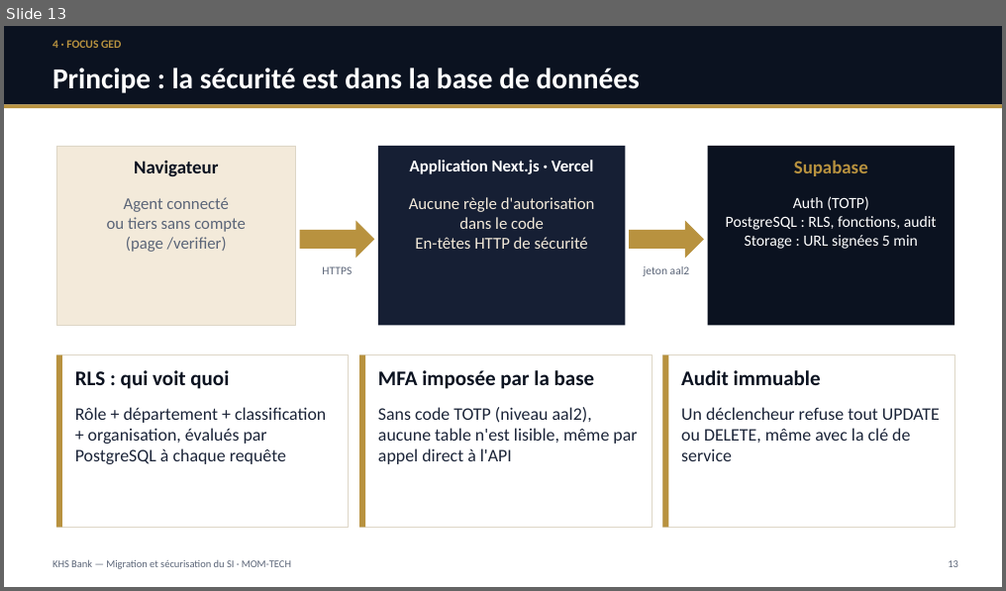
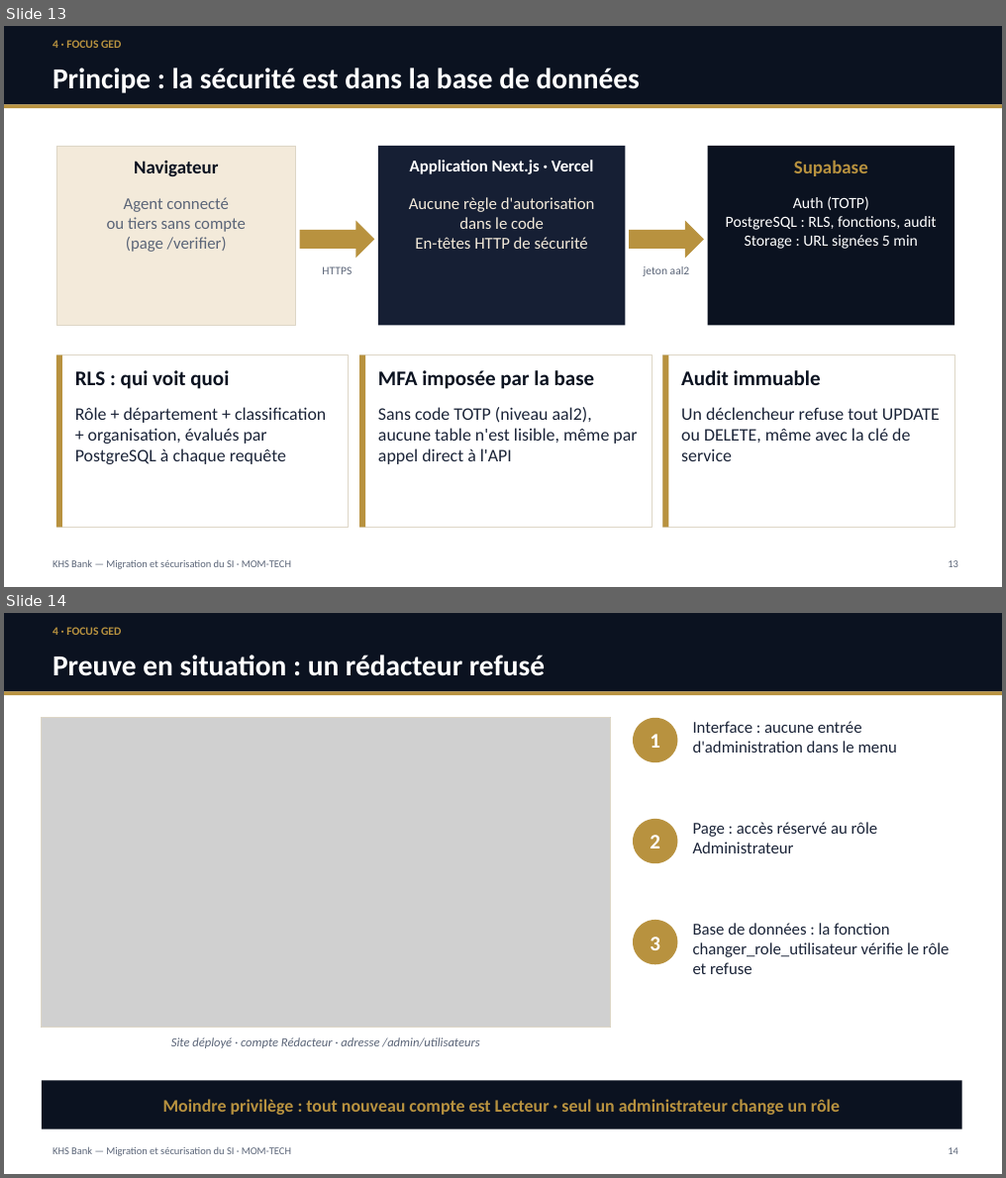
Before and after one commit to ngonomessi-cmd/projet-fin-etude, a slide deck: soutenance/Soutenance_KHS_Bank_MOM-TECH.pptx. Shown one above the other, each under a label of ours: slide 13 before the commit, slides 13 and 14 after it. The pictures are 1006x591 and 1006x1178 pixels, drawn with LibreOffice and Linux fonts; fonts in the diff are those of the drawing; grey boxes stand for pictures. Boxes give left, top, right and bottom in pixels: in the first picture for what was removed or moved away, otherwise in the second. Text is boxed around its words. In the diff, an @@ line names an element or a change of style, - is before the commit and + after.

```diff
--- a/soutenance/Soutenance_KHS_Bank_MOM-TECH.pptx
+++ b/soutenance/Soutenance_KHS_Bank_MOM-TECH.pptx
@@ slide 14 added at box(4, 613, 1002, 1174), background #FFFFFF @@
@@ rectangle added at box(4, 613, 1002, 691), fill #0B1220 @@
@@ text added at box(53, 627, 121, 635), 11 pt, text #B8923F, bold @@
+4 · FOCUS GED
@@ text added at box(53, 655, 545, 676), 28 pt, text #FFFFFF, bold @@
+Preuve en situation : un rédacteur refusé
@@ rectangle added at box(4, 691, 1002, 695), fill #B8923F @@
@@ picture added at box(42, 718, 611, 1028) @@
@@ rectangle added at box(42, 718, 611, 1028), outline #DDD6C6 0.75 pt @@
@@ ellipse added at box(633, 718, 678, 762), fill #B8923F @@
@@ text added at box(693, 721, 897, 753), 16 pt, text #1B2438 @@
+Interface : aucune entrée d'administration dans le menu
@@ text added at box(649, 734, 660, 748), 20 pt, text #FFFFFF, bold @@
+1
@@ ellipse added at box(633, 819, 678, 863), fill #B8923F @@
@@ text added at box(649, 835, 660, 849), 20 pt, text #FFFFFF, bold @@
+2
@@ text added at box(693, 822, 878, 854), 16 pt, text #1B2438 @@
+Page : accès réservé au rôle Administrateur
@@ ellipse added at box(633, 920, 678, 964), fill #B8923F @@
@@ text added at box(649, 937, 660, 951), 20 pt, text #FFFFFF, bold @@
+3
@@ text added at box(693, 923, 949, 974), 16 pt, text #1B2438 @@
+Base de données : la fonction changer_role_utilisateur vérifie le rôle et refuse
@@ text added at box(171, 1038, 479, 1049), 12 pt, text #5B6578, italic @@
+Site déployé · compte Rédacteur · adresse /admin/utilisateurs
@@ rectangle added at box(42, 1081, 962, 1130), fill #0B1220 @@
@@ text added at box(163, 1099, 840, 1115), 17 pt, text #B8923F, bold @@
+Moindre privilège : tout nouveau compte est Lecteur · seul un administrateur change un rôle
@@ text added at box(53, 1148, 291, 1157), 10 pt, text #5B6578 @@
+KHS Bank — Migration et sécurisation du SI · MOM-TECH
@@ text added at box(947, 1148, 958, 1155), 10 pt, text #5B6578 @@
+14
```
Also in this commit, not shown: 5 slides changed, 9 other files.
